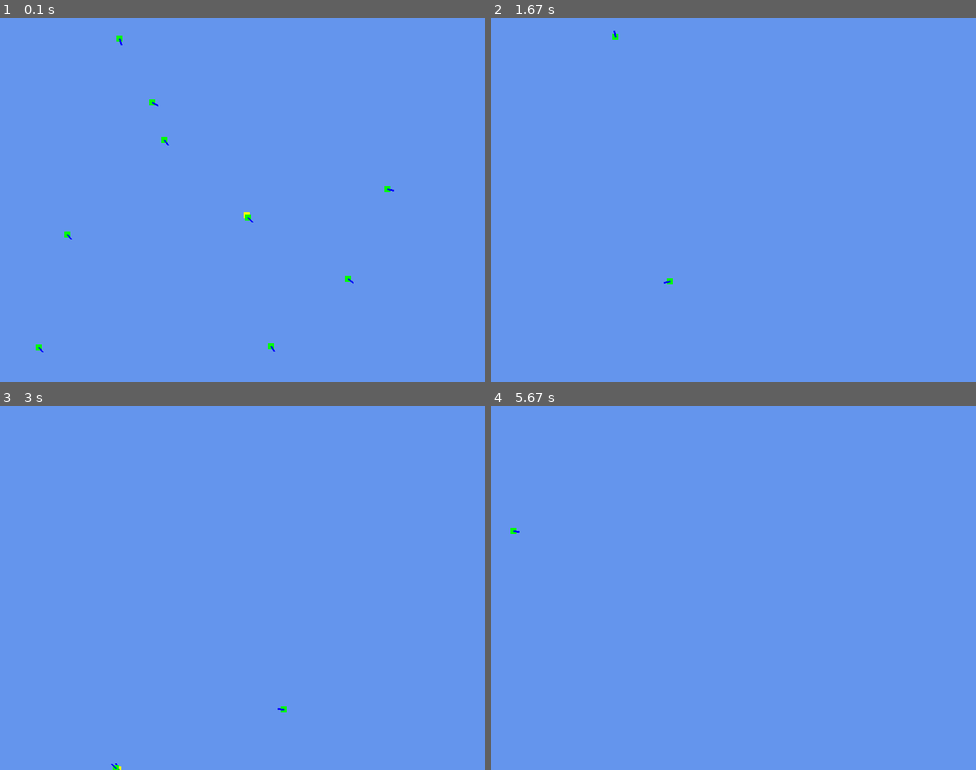
Above: before the commit, frames 1-4 (two rows, left to right).
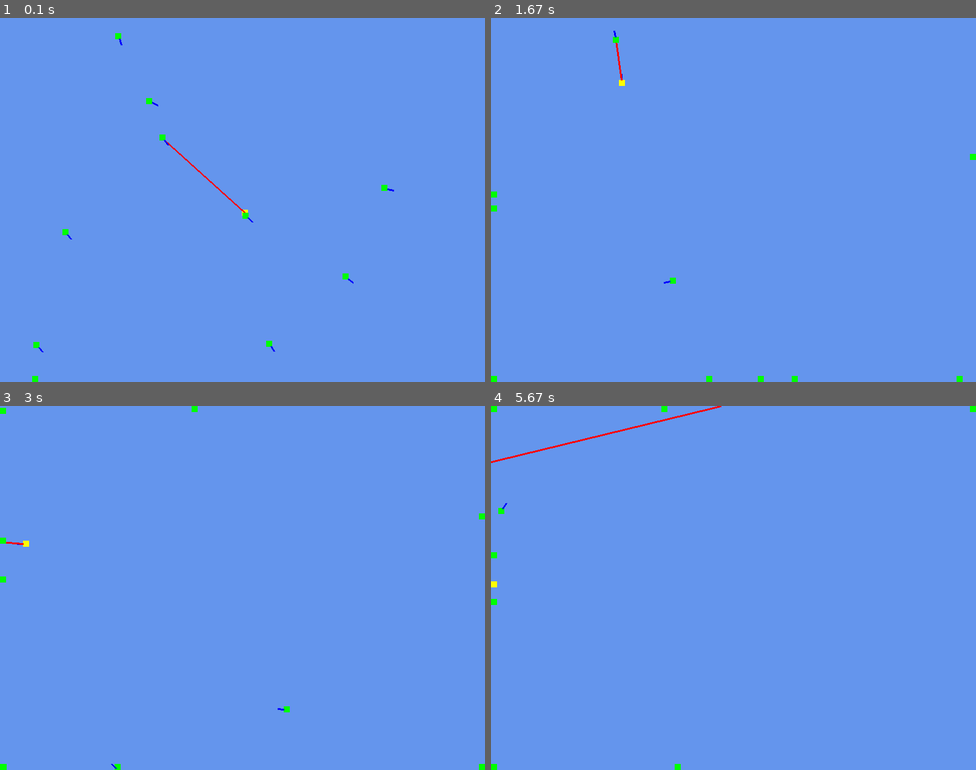
Above: after the commit, the same moments.

Repository: Luke-Hrovat-UCCS/GDD3400AI
Game: pygame game, started from A2/Moving Agents/Moving Agents/Moving_Agents.py
The game is run twice, just before and just after one commit, with the same random seed, the same clock (stepped at 60 frames per second) and the same inputs.
Inputs:
- Up to frame 1 (0.1 s): no input
- Up to frame 2 (1.67 s): no input
- Up to frame 3 (3 s): no input
- Up to frame 4 (5.67 s): no input

The runs differ from the first frame. In frame 1, 0.3% of the frame differs, in the area x 6-81%, y 4-100%; in frame 2, 0.3%; in frame 3, 0.2%; in frame 4, 0.5%, in the area x 0-100%, y 0-100%.

Commit message:
rough and dirty but kinda works

Diff:
--- a/A2/Moving Agents/Moving Agents/Agent.py
+++ b/A2/Moving Agents/Moving Agents/Agent.py
@@ -33,6 +33,8 @@
 
         #updates position of player, chases enemies based on distance (closest),accepts a list of enemies
     def update(self,enemies):
+       #clamp agent to screen
+       self.rect = self.rect.clamp(Constants.BOUNDARY_RECT)
        return
 
     #compute the center of the enemy object based on its position and size
--- a/A2/Moving Agents/Moving Agents/Constants.py
+++ b/A2/Moving Agents/Moving Agents/Constants.py
@@ -1,4 +1,4 @@
-
+import pygame
 #Magic numbers
 
 #world numbers
@@ -7,6 +7,7 @@
 WORLD_HEIGHT = 600
 BACKGROUND_COLOR = (100,149,237)
 WORLD_CENTER = (WORLD_WIDTH/2,WORLD_HEIGHT/2)
+BOUNDARY_RECT = pygame.Rect(0, 0, WORLD_WIDTH, WORLD_HEIGHT)
 
 #player numbers
 PLAYER_SIZE = 10
--- a/A2/Moving Agents/Moving Agents/Enemy.py
+++ b/A2/Moving Agents/Moving Agents/Enemy.py
@@ -22,18 +22,25 @@
         self.__velo = __velo
         self.size = size
         self.color = color
+        self.target = None
+        self.rect = pygame.Rect(self.__pos.a, self.__pos.b, self.size, self.size)
         super().__init__(size,__pos,__velo,color)
 
-     #draws Agent and a line representing velocity
+    #draws Agent and a line representing velocity
     def draw(self,screen):
         #draw self
-        pygame.draw.rect(screen, self.color, pygame.Rect(self.__pos.a, self.__pos.b, self.size, self.size))
+        pygame.draw.rect(screen, self.color, self.rect)
         #draw line
         lstart = (self.center[0], self.center[1])
         lend = (self.center[0] + self.__velo.scale(self.size).a, self.center[1]+self.__velo.scale(self.size).b)
         pygame.draw.line(screen, (0,0,255), lstart, lend,3)
+        if self.target is not None:
+            pygame.draw.line(screen, (255,0,0), self.center, self.target.center,3)
+
+
     #updates position of enemy, Runs from player if player is in range, otherwise wanders, accepts a player object
     def update(self, player):
+        self.rect = pygame.Rect(self.__pos.a, self.__pos.b, self.size, self.size)
         #protection for if the player doesn't exist
         if player is None:
             return
@@ -49,6 +56,7 @@
 
             #update position
             self.__pos.__add__(self.__velo.scale(Constants.ENEMY_SPEED))
+            self.target = player
         else:
             #randomly wander a little bit
             self.__velo.a +=  (random.randrange(-Constants.ENEMY_WANDER_RANGE,Constants.ENEMY_WANDER_RANGE )/Constants.FRAME_RATE)
@@ -59,3 +67,5 @@
             self.__pos.__add__(self.__velo.scale(Constants.ENEMY_SPEED))
         #update center
         self.center = Agent.calcCenter(self)
+        #clamp enemy to screen
+        self.rect = self.rect.clamp(Constants.BOUNDARY_RECT)
--- a/A2/Moving Agents/Moving Agents/Player.py
+++ b/A2/Moving Agents/Moving Agents/Player.py
@@ -21,18 +21,24 @@
         self.size = size
         self.color = color
         self.target = None
+        self.oldTargets = []
+        self.rect = pygame.Rect(self.__pos.a, self.__pos.b, self.size, self.size)
         super().__init__(size,__pos,__velo,color)
 
-     #draws Agent and a line representing velocity
+    #draws Agent and a line representing velocity
     def draw(self,screen):
         #draw self
-        pygame.draw.rect(screen, self.color, pygame.Rect(self.__pos.a, self.__pos.b, self.size, self.size))
+        pygame.draw.rect(screen, self.color, self.rect)
         #draw line
         lstart = (self.center[0], self.center[1])
         lend = (self.center[0] + self.__velo.scale(self.size).a, self.center[1]+self.__velo.scale(self.size).b)
         pygame.draw.line(screen, (0,0,255), lstart, lend,3)
+        if self.target is not None:
+            pygame.draw.line(screen, (255,0,0), self.center, self.target.center,3)
+
     #updates position of player, chases enemies based on distance (closest),accepts a list of enemies
     def update(self,enemies):
+        self.rect = pygame.Rect(self.__pos.a, self.__pos.b, self.size, self.size)
         #catch case where no enemies exist
         if(enemies == []):
             return
@@ -45,7 +51,7 @@
                 #calculate distance
                 d= ((enemy.center[0]-self.center[0])**2+(enemy.center[1]-self.center[1])**2)**.5
                 #if distance is smaller than previous option set new potential target
-                if d <= enemyDist:
+                if d <= enemyDist and enemy not in self.oldTargets:
                     enemyDist = d
                     potentialTarg = enemy
             #update target with closest enemy
@@ -59,5 +65,12 @@
 
             #update position
             self.__pos.__add__(self.__velo.scale(Constants.PLAYER_SPEED))
+            if pygame.Rect.colliderect(self.rect, self.target.rect):
+                if self.oldTargets.__len__() == Constants.ENEMY_NUMBERS-1:
+                    self.oldTargets = []
+                self.oldTargets.append(self.target)
+                self.target = None
         #update center
         self.center = Agent.calcCenter(self)
+        #clamp player to screen
+        self.rect = self.rect.clamp(Constants.BOUNDARY_RECT)
